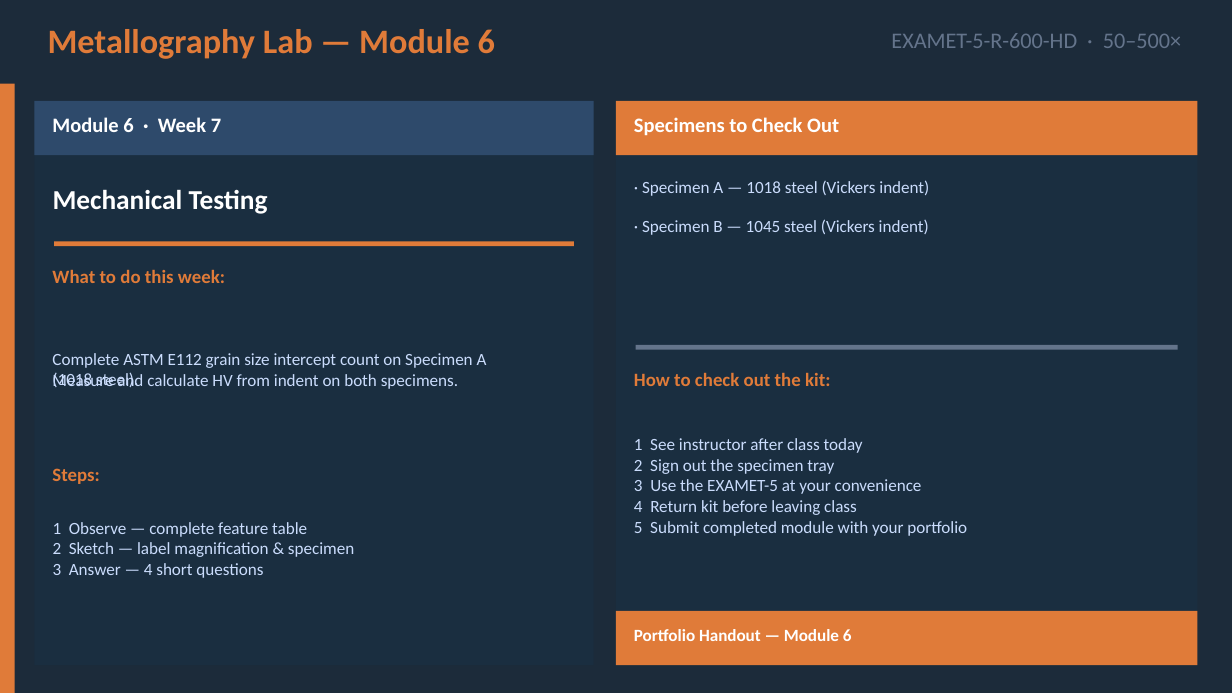
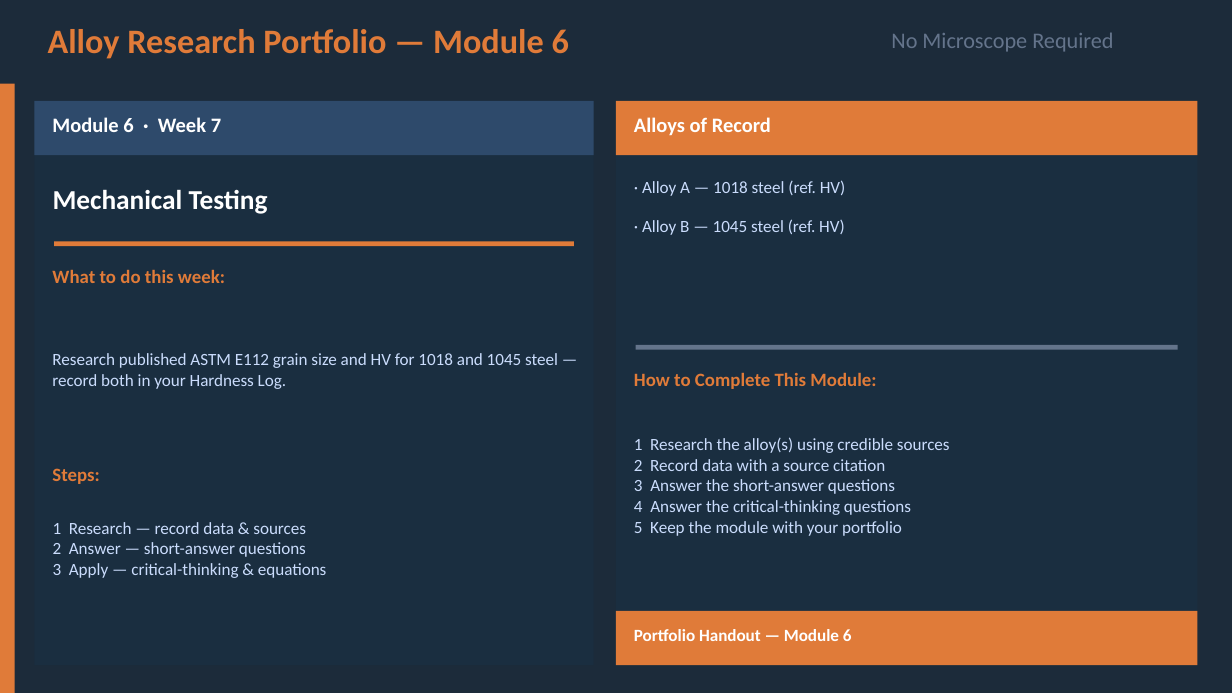
Before and after one commit to kainanis808/kainanis808.github.io, a slide deck: slide 3 of MECH191_metallurgy/slideDecks/pptx/MECH191_Week7_Lecture.pptx. Drawn at 1232x693 pixels with LibreOffice and Linux fonts; fonts in the diff are those of the drawing. Boxes give left, top, right and bottom in pixels: in the first picture for what was removed or moved away, otherwise in the second. Text is boxed around its words. In the diff, an @@ line names an element or a change of style, - is before the commit and + after.

```diff
--- a/MECH191_metallurgy/slideDecks/pptx/MECH191_Week7_Lecture.pptx
+++ b/MECH191_metallurgy/slideDecks/pptx/MECH191_Week7_Lecture.pptx
@@ text at (48, 29, 569, 59): text changed @@
-Metallography Lab — Module 6
+Alloy Research Portfolio — Module 6
@@ text at (891, 33, 1113, 52): text changed @@
-EXAMET-5-R-600-HD · 50–500×
+No Microscope Required
@@ text at (634, 117, 771, 136): text changed @@
-Specimens to Check Out
+Alloys of Record
@@ text at (642, 180, 846, 196): text changed @@
-· Specimen A — 1018 steel (Vickers indent)
+· Alloy A — 1018 steel (ref. HV)
@@ text at (642, 219, 845, 235): text changed @@
-· Specimen B — 1045 steel (Vickers indent)
+· Alloy B — 1045 steel (ref. HV)
@@ text at (52, 353, 522, 368): text changed @@
-Complete ASTM E112 grain size intercept count on Specimen A (1018 steel).
+Research published ASTM E112 grain size and HV for 1018 and 1045 steel —
@@ text at (52, 374, 287, 389): text changed @@
-Measure and calculate HV from indent on both specimens.
+record both in your Hardness Log.
@@ text at (634, 373, 876, 389): text changed @@
-How to check out the kit:
+How to Complete This Module:
@@ text at (634, 437, 950, 453): text changed @@
-1 See instructor after class today
+1 Research the alloy(s) using credible sources
@@ text at (634, 479, 895, 494): text changed @@
-3 Use the EXAMET-5 at your convenience
+3 Answer the short-answer questions
@@ text at (634, 459, 885, 471): text changed @@
-2 Sign out the specimen tray
+2 Record data with a source citation
@@ text at (634, 500, 911, 515): text changed @@
-4 Return kit before leaving class
+4 Answer the critical-thinking questions
@@ text at (53, 522, 306, 534): text changed @@
-1 Observe — complete feature table
+1 Research — record data & sources
@@ text at (634, 521, 902, 536): text changed @@
-5 Submit completed module with your portfolio
+5 Keep the module with your portfolio
@@ text at (53, 542, 306, 557): text changed @@
-2 Sketch — label magnification & specimen
+2 Answer — short-answer questions
@@ text at (53, 563, 327, 578): text changed @@
-3 Answer — 4 short questions
+3 Apply — critical-thinking & equations
```
Also in this commit, not shown: 48 other files.
